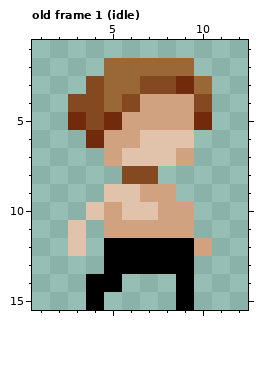
Two states of a pixel-art file, AssetsRaw/player.aseprite. This is how it looked before the edit.
16x16 pixels, 26 frames. Shown: old frame 1 (idle): x 1..12, y 1..15. The commit also changed other frames, which this record leaves out.
After:
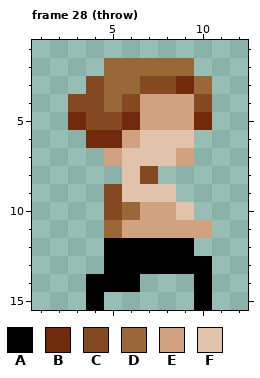
Palette (. is transparent): A #000000  B #712b0c  C #854921  D #9a6736  E #d0a280  F #e1c3ac
A new or re-ordered frame is compared with the old frame closest to it.
The author wrote: Added throw animation.
Edits made:
frames 26 -> 29
Frame 28 (throw) is new; against old frame 1 (idle):
y 5: x 5..6 BE -> CB
y 6: x 5 E -> B
y 8: x 6 C -> F
y 9: x 5 F -> C; x 7..8 EE -> FF
y 10: x 4..7 FEFF -> .CDE; x 9 E -> F
y 11: x 3 F -> .; x 5 E -> D; x 10 . -> E
y 12: x 3 F -> .; x 10 E -> .
y 13: x 10 . -> A
y 14: x 6 . -> A; x 9..10 A. -> .A
y 15: x 9..10 A. -> .A
Where, in picture pixels (left, top, right, bottom), the same in both pictures:
changed: (68, 112, 212, 310)
